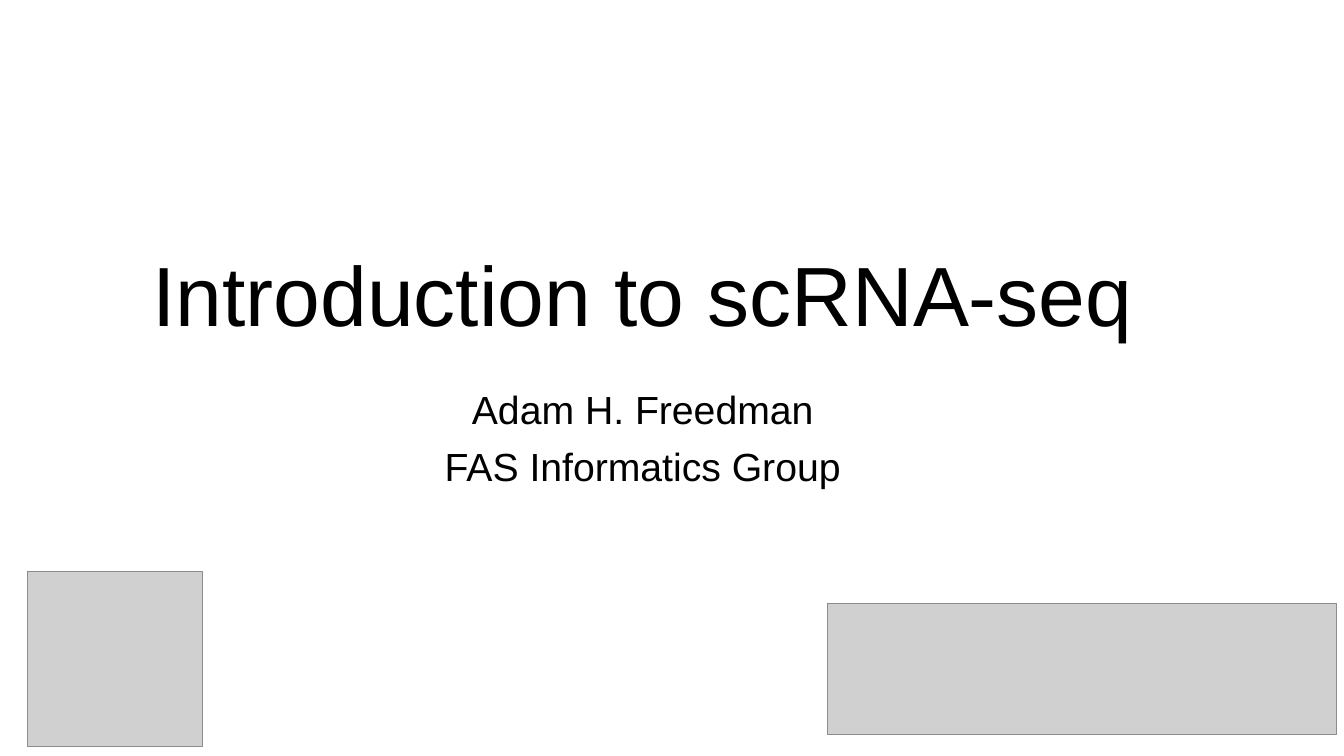
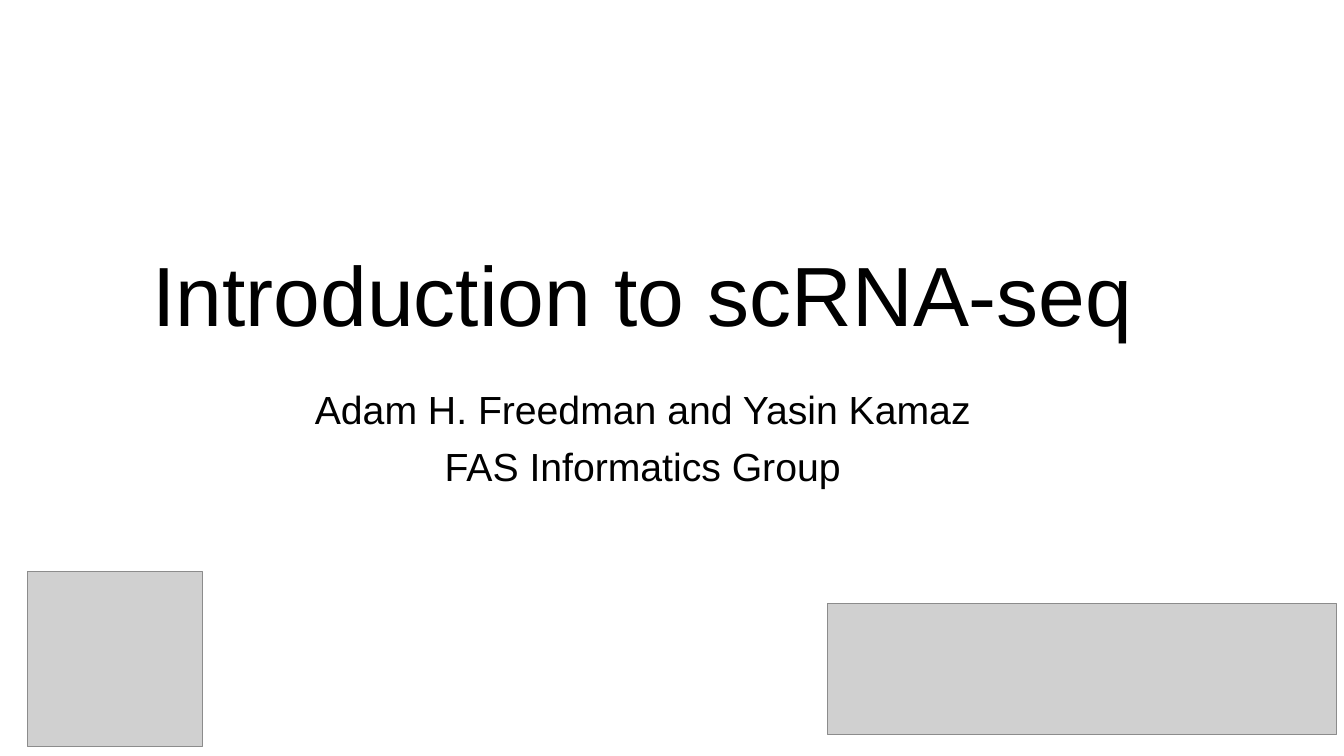
Before and after one commit to yasinkaymaz/singleCellRNAseq_workshop, a slide deck: slide 1 of IntroToscRNASeq_Background.pptx. Drawn at 1344x756 pixels with LibreOffice and Linux fonts; fonts in the diff are those of the drawing; grey boxes stand for pictures. Boxes give left, top, right and bottom in pixels: in the first picture for what was removed or moved away, otherwise in the second. Text is boxed around its words. In the diff, an @@ line names an element or a change of style, - is before the commit and + after.

```diff
--- a/IntroToscRNASeq_Background.pptx
+++ b/IntroToscRNASeq_Background.pptx
@@ subtitle at [315,395,971,425]: text changed @@
-Adam H. Freedman
+Adam H. Freedman and Yasin Kamaz
```
Also in this commit, not shown: 5 other slides changed, 8 slides added, 1 slide removed.
